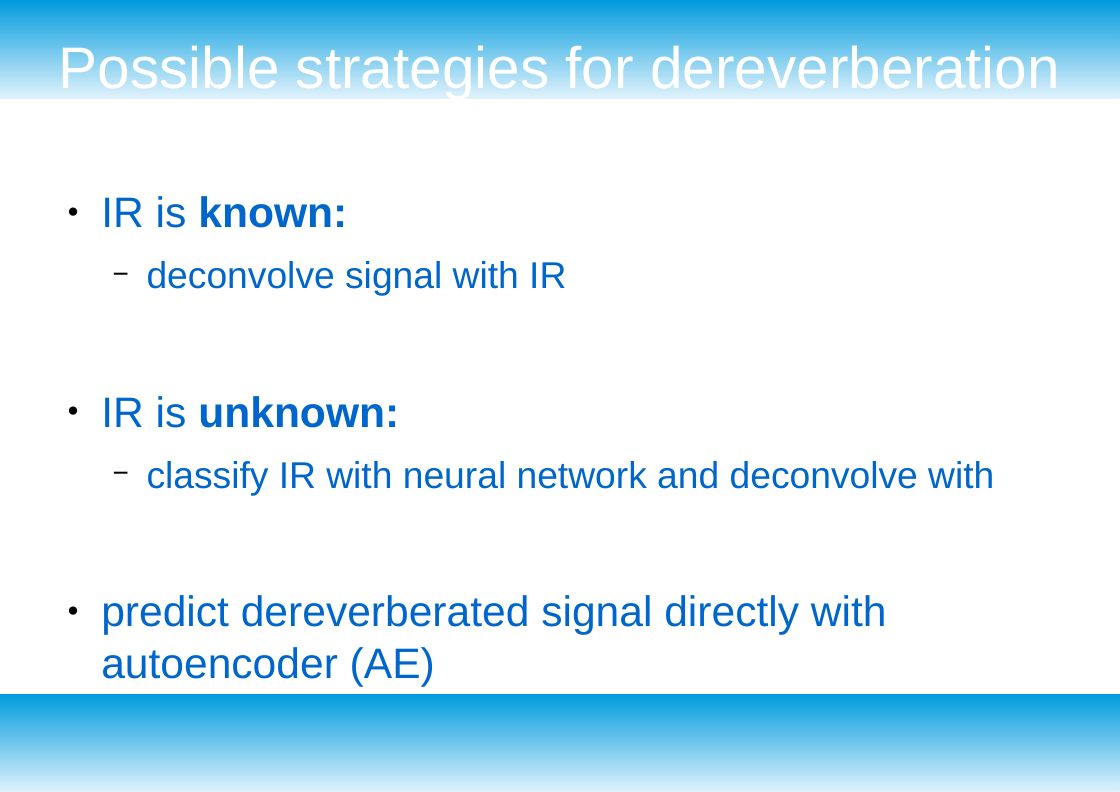
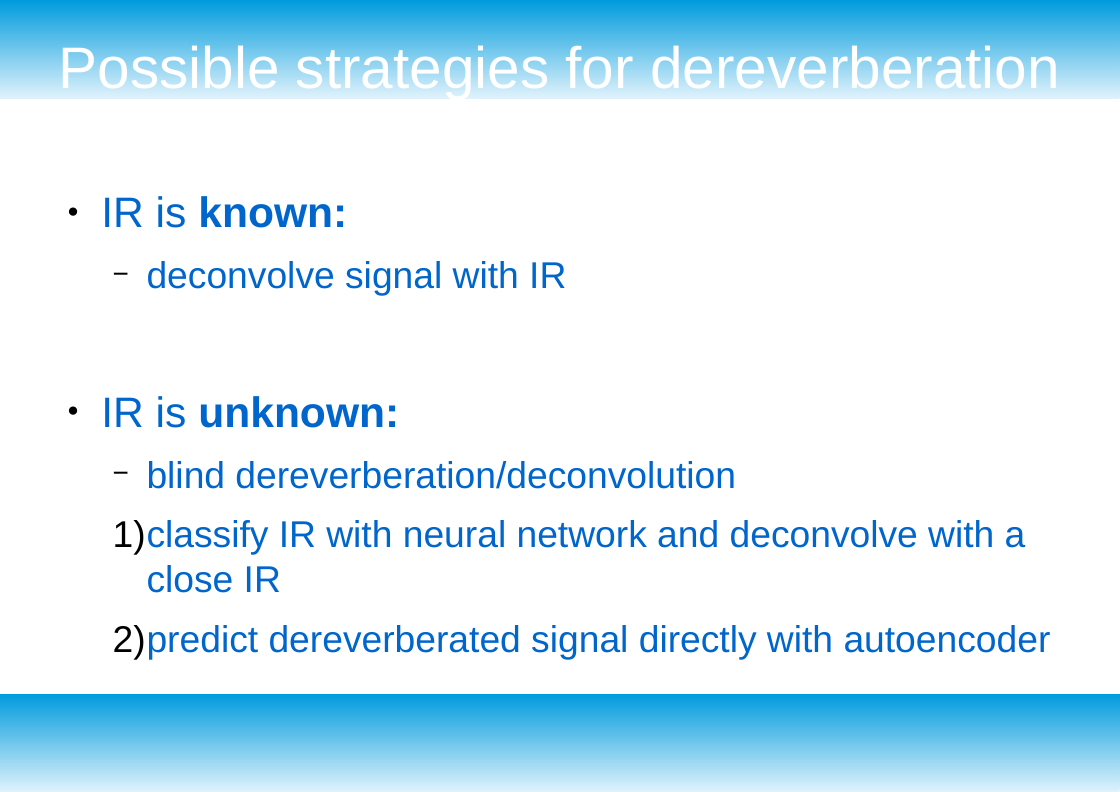
Before and after one commit to jakobatgithub/unreverb, a slide deck: slide 6 of project_presentation.odp (slide 5 before the commit). Drawn at 1120x792 pixels with LibreOffice and Linux fonts; fonts in the diff are those of the drawing. Boxes give left, top, right and bottom in pixels: in the first picture for what was removed or moved away, otherwise in the second. Text is boxed around its words. In the diff, an @@ line names an element or a change of style, - is before the commit and + after.

```diff
--- a/project_presentation.odp
+++ b/project_presentation.odp
@@ text at (113, 461, 1051, 660): text changed; size 32 to 28 pt @@
-  − classify IR with neural network and deconvolve with
-● predict dereverberated signal directly with autoencoder (AE)
+  − blind dereverberation/deconvolution
+  1) classify IR with neural network and deconvolve with a close IR
+  2) predict dereverberated signal directly with autoencoder
```
Also in this commit, not shown: 2 other slides changed, 8 slides added, 1 slide removed, 2 other files.
